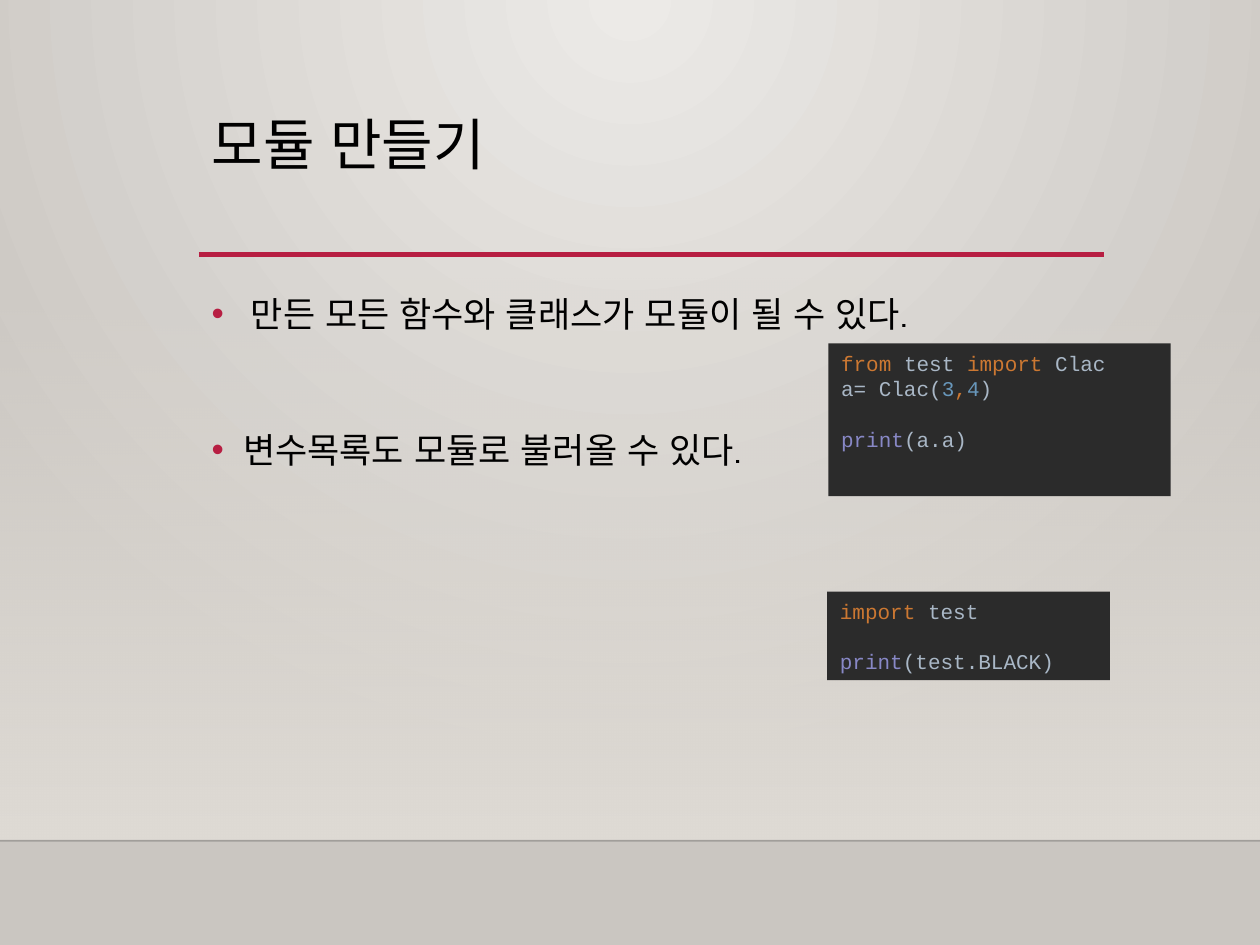
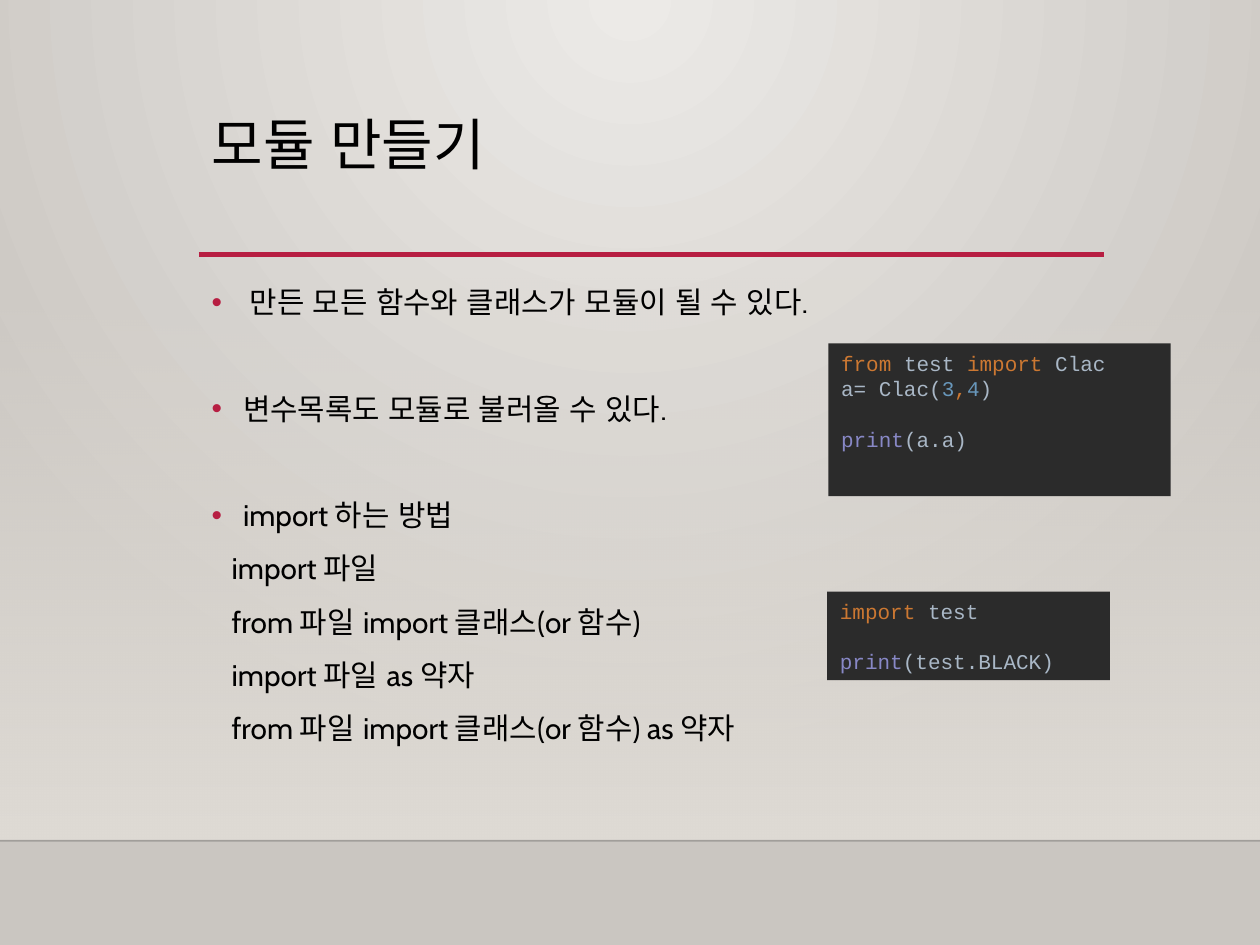
Before and after one commit to freshmea/weizman_python_class, a slide deck: slide 5 of textbook/파이썬3-3교시.pptx. Drawn at 1260x945 pixels with LibreOffice and Linux fonts; fonts in the diff are those of the drawing; background and template pictures are left out. Boxes give left, top, right and bottom in pixels: in the first picture for what was removed or moved away, otherwise in the second. Text is boxed around its words. In the diff, an @@ line names an element or a change of style, - is before the commit and + after.

```diff
--- a/textbook/파이썬3-3교시.pptx
+++ b/textbook/파이썬3-3교시.pptx
@@ text at bbox=[243, 288, 808, 423]: size 20 to 17 pt in "만든 모든 함수와 클래스가 모듈이 될 수 ...", "변수목록도 모듈로 불러올 수 있다."; line spacing 1.2 to 1 @@
@@ text at bbox=[232, 501, 735, 746]: paragraphs added @@
+• import 하는 방법
+import 파일
+from 파일 import 클래스(or 함수)
+import 파일 as 약자
+from 파일 import 클래스(or 함수) as 약자
```
Also in this commit, not shown: 1 other slide changed.
